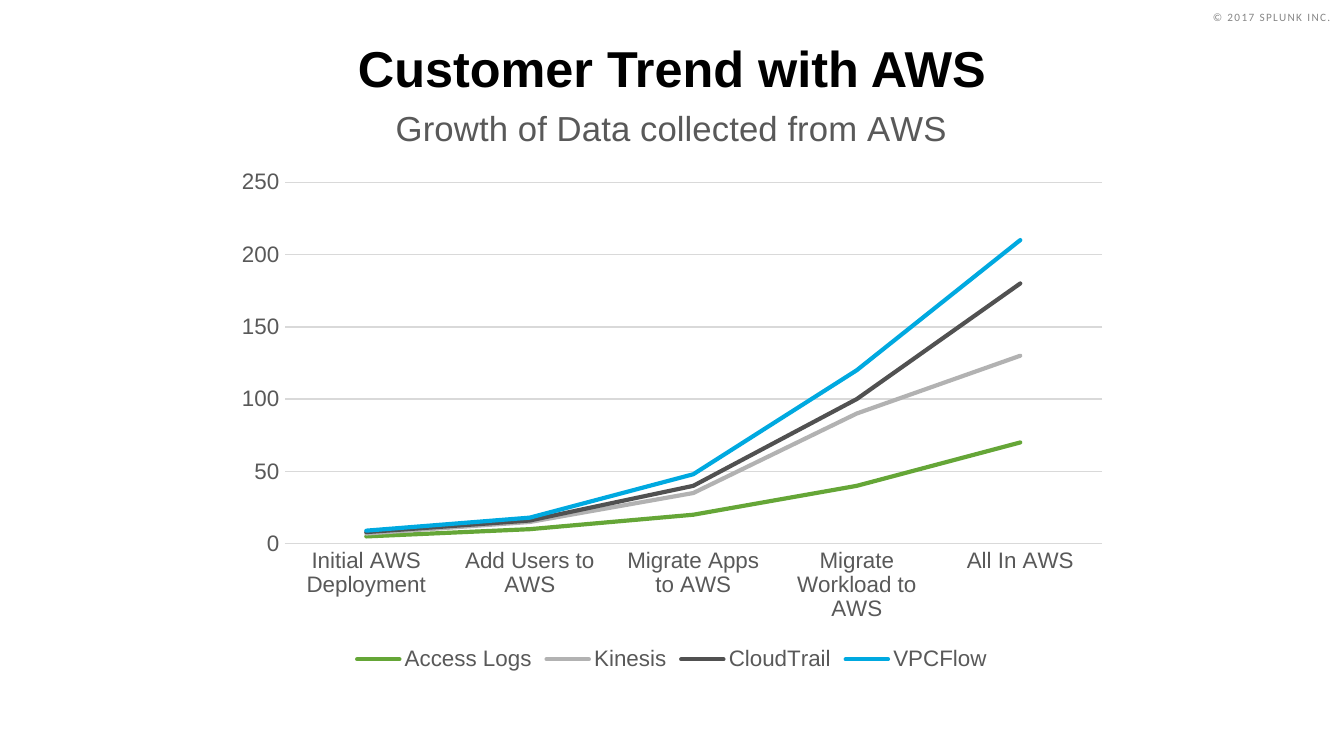
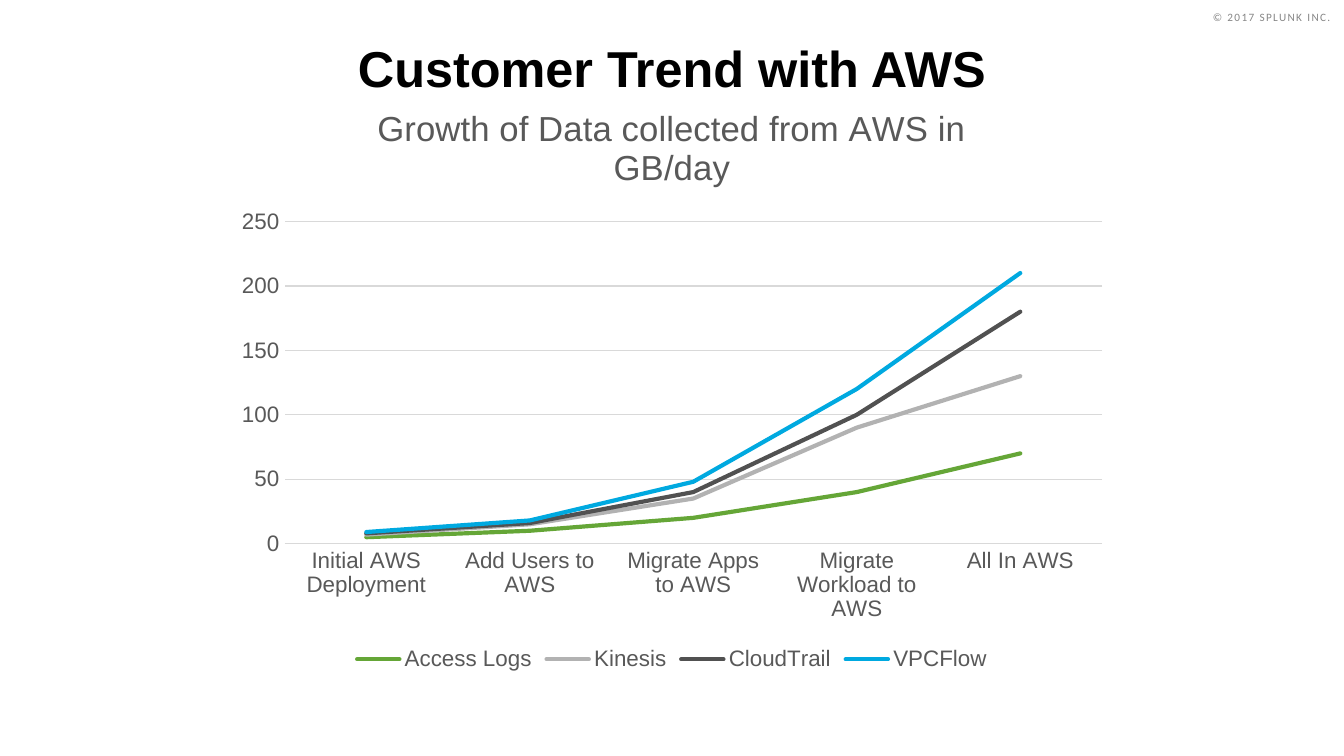
Before and after one commit to amiracle/cooking_with_Splunk_and_AWS, a slide deck: slide 6 of 11 - Sizing AWS Environment.pptx. Drawn at 1344x756 pixels with LibreOffice and Linux fonts; fonts in the diff are those of the drawing; background and template pictures are left out. Boxes give left, top, right and bottom in pixels: in the first picture for what was removed or moved away, otherwise in the second. Text is boxed around its words. In the diff, an @@ line names an element or a change of style, - is before the commit and + after.

Commit message:
Update Sizing to include gb/day for charts
Added GB/day to sizing guide to make it clear what the numbers represented.

```diff
--- a/11 - Sizing AWS Environment.pptx
+++ b/11 - Sizing AWS Environment.pptx
@@ line stacked chart at (224, 79, 1121, 676) @@
@@ title "Growth of Data collected from AWS " to "Growth of Data collected from AWS in GB/day " @@
```
Also in this commit, not shown: 1 other slide changed.
